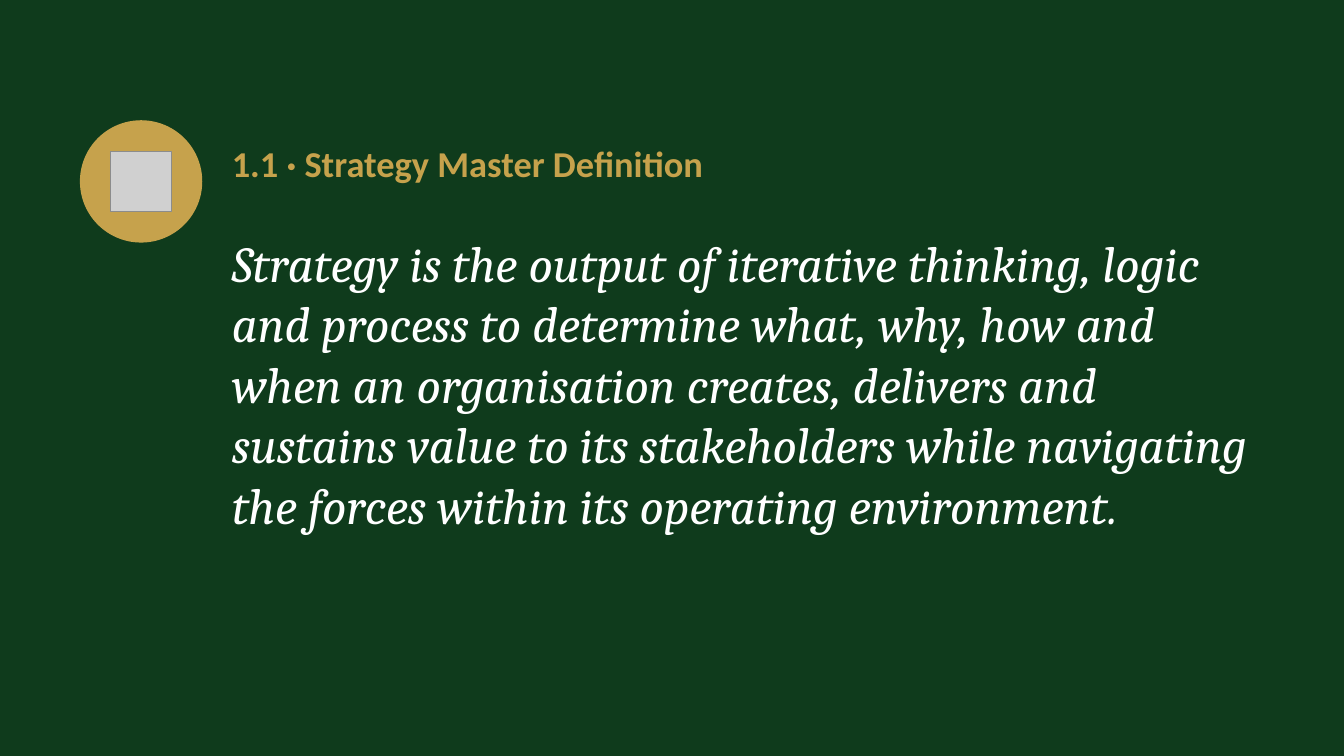
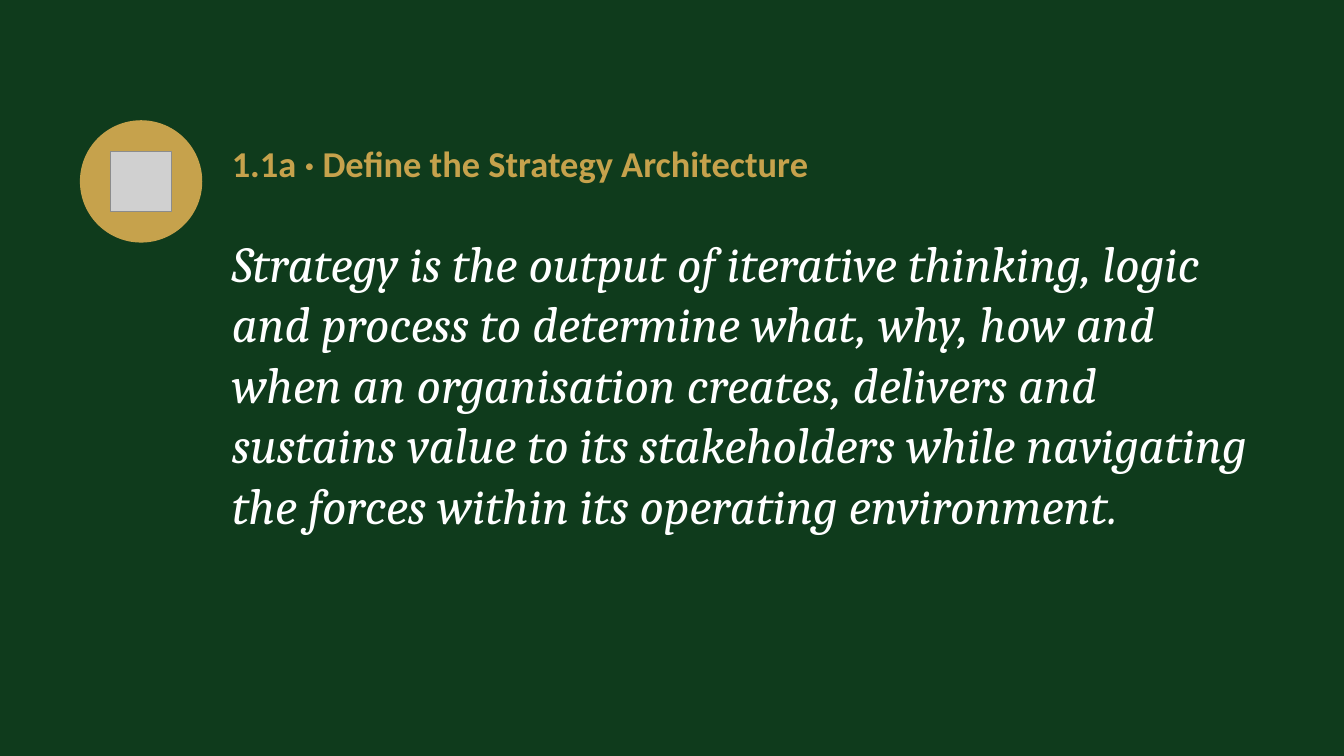
Before and after one commit to IBSL26/ibsl-platform, a slide deck: slide 6 of Unit decks/Unit 02 - Strategy Visioning & Success in Practice (SiP).pptx. Drawn at 1344x756 pixels with LibreOffice and Linux fonts; fonts in the diff are those of the drawing; grey boxes stand for pictures. Boxes give left, top, right and bottom in pixels: in the first picture for what was removed or moved away, otherwise in the second. Text is boxed around its words. In the diff, an @@ line names an element or a change of style, - is before the commit and + after.

```diff
--- a/Unit decks/Unit 02 - Strategy Visioning & Success in Practice (SiP).pptx
+++ b/Unit decks/Unit 02 - Strategy Visioning & Success in Practice (SiP).pptx
@@ text at bbox=[232, 151, 808, 183]: text changed @@
-1.1 · Strategy Master Definition
+1.1a · Define the Strategy Architecture
```
Also in this commit, not shown: 15 other slides changed, 29 slides added, 12 slides removed, 47 other files.
